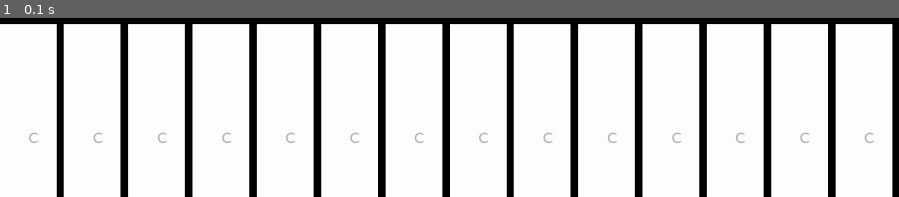
Above: before the commit, frame 1.
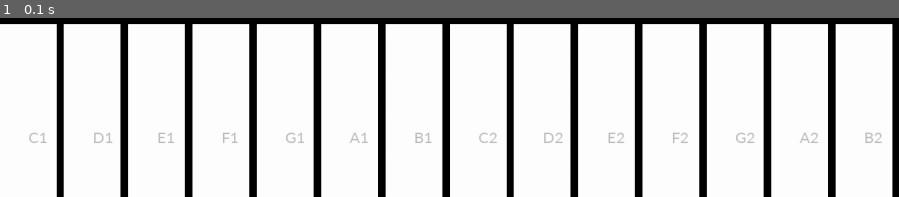
Above: after the commit, the same moment.

Repository: jdrhea/pygame-piano
Game: pygame game, started from pypiano.py
Two runs of this game, one before a commit and one after it. Both use one fixed random seed, a clock stepped at 60 frames per second and the inputs below.
Inputs:
- Up to frame 1 (0.1 s): no input

The runs differ from the first frame. In frame 1, 0.5% of the frame differs, in the area x 4-99%, y 64-70%.

Commit message:
piano keys

Diff:
--- a/pypiano.py
+++ b/pypiano.py
@@ -12,7 +12,7 @@
 KEY_WIDTH = (GAME_WIDTH / 14)-SPACE_WIDTH
 KEY_HEIGHT = 250
 
-keyLabels = {"C1", "D1", "E1", "F1", "G1", "A1", "B1", "C2", "D2", "E2", "F2", "G2", "A2", "B2"}
+keyLabels = ["C1", "D1", "E1", "F1", "G1", "A1", "B1", "C2", "D2", "E2", "F2", "G2", "A2", "B2"]
 
 
 pygame.init()
@@ -27,7 +27,7 @@
         key = pygame.Rect(0 + (KEY_WIDTH + SPACE_WIDTH) * i , GAME_HEIGHT - KEY_HEIGHT, KEY_WIDTH, KEY_HEIGHT)
         pygame.draw.rect(window, (255, 255, 255), key)  # key fill
         key_font = pygame.font.SysFont('Gill Sans', 25)
-        key_text = key_font.render("C", True, (175, 175, 175))
+        key_text = key_font.render(keyLabels[i], True, 'gray')
         window.blit(key_text, (i * (KEY_WIDTH + SPACE_WIDTH) + KEY_WIDTH/2, KEY_HEIGHT *2))
 
 while True: # game loop
